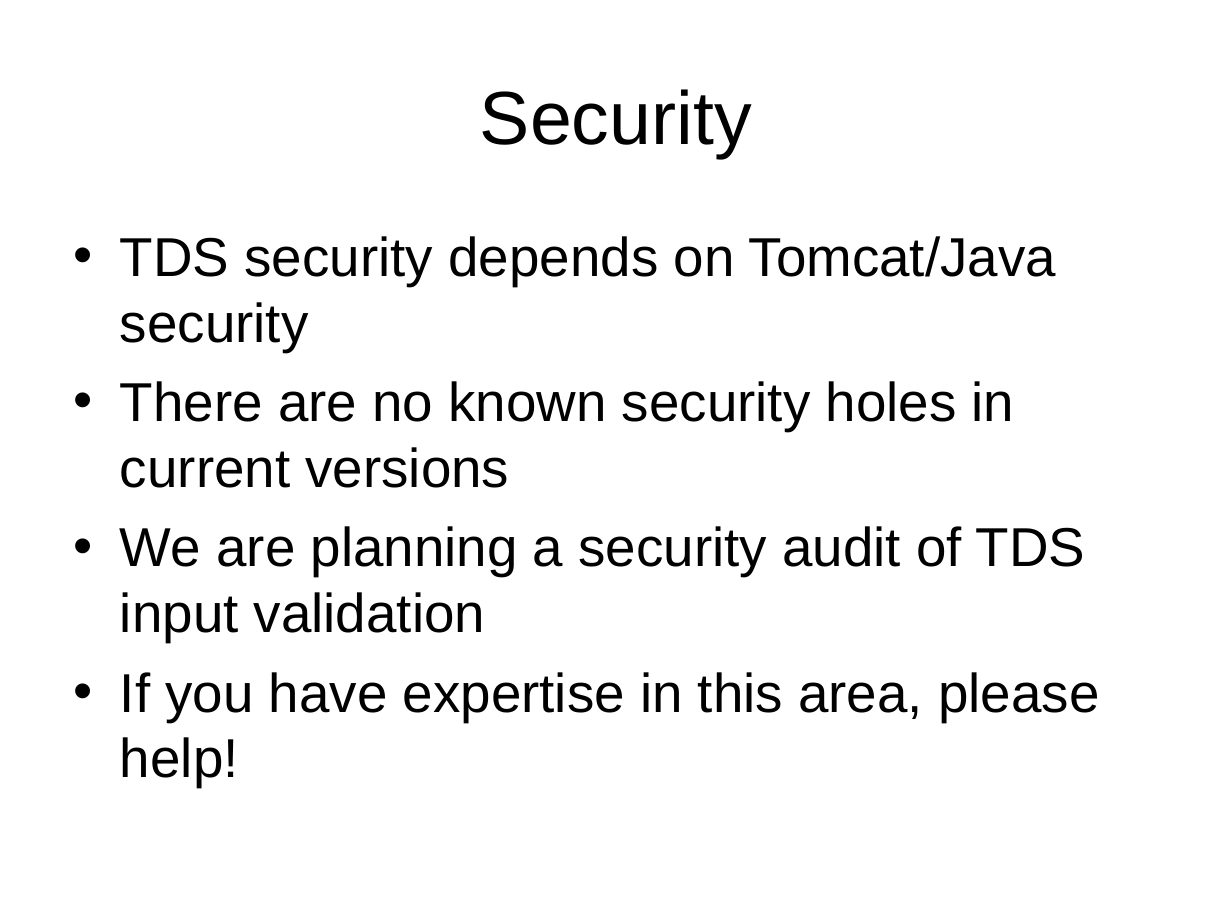
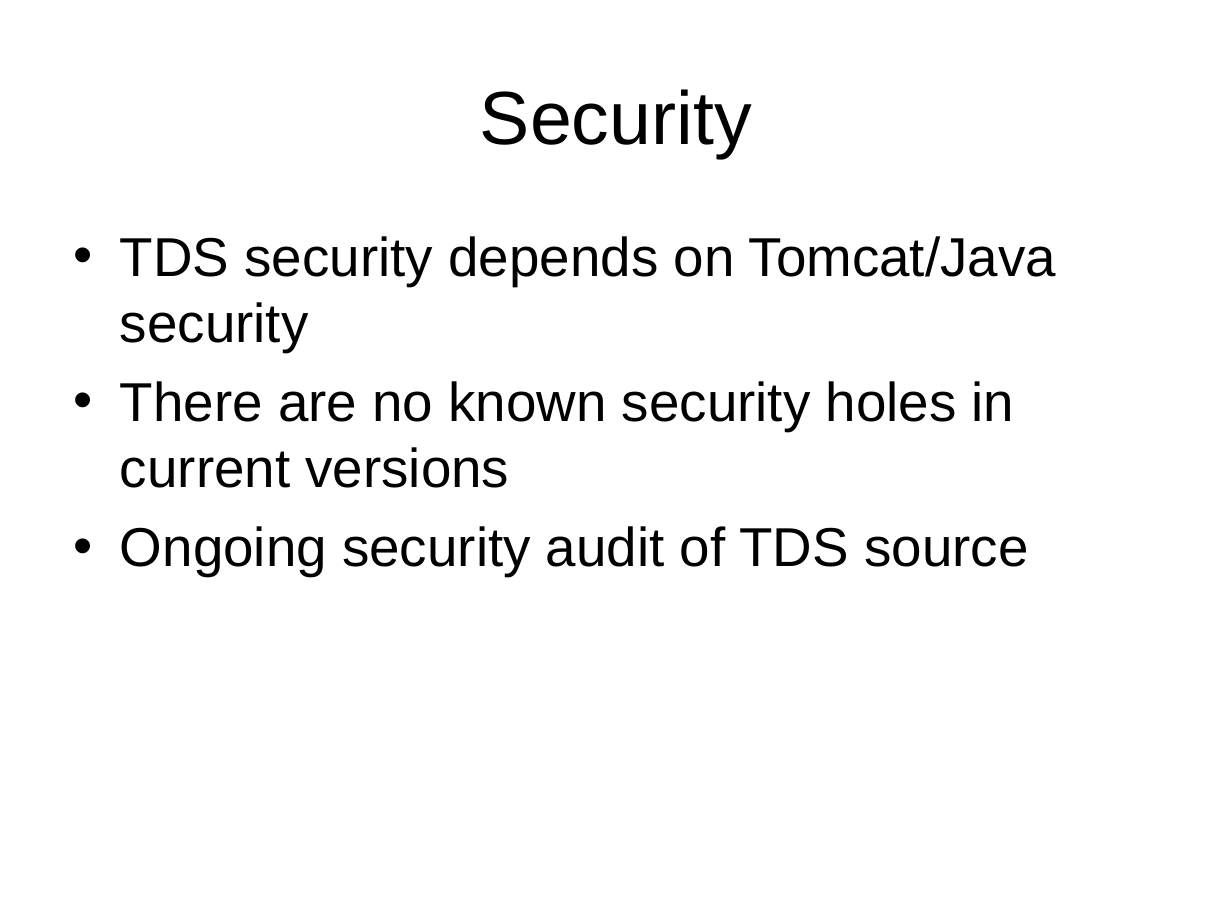
Before and after one commit to ooici-eoi/THREDDS, a slide deck: slide 17 of docs/web/thredds/tech/tutorial/TDSOverview.ppt (slide 21 before the commit). Drawn at 1232x924 pixels with LibreOffice and Linux fonts; fonts in the diff are those of the drawing; background and template pictures are left out. Boxes give left, top, right and bottom in pixels: in the first picture for what was removed or moved away, otherwise in the second. Text is boxed around its words. In the diff, an @@ line names an element or a change of style, - is before the commit and + after.

```diff
--- a/docs/web/thredds/tech/tutorial/TDSOverview.ppt
+++ b/docs/web/thredds/tech/tutorial/TDSOverview.ppt
@@ text at (120,526,1028,576): text changed @@
-• We are planning a security audit of TDS input validation
-• If you have expertise in this area, please help!
+• Ongoing security audit of TDS source
```
Also in this commit, not shown: 7 other slides changed, 7 slides added, 9 slides removed, 10 other files.
